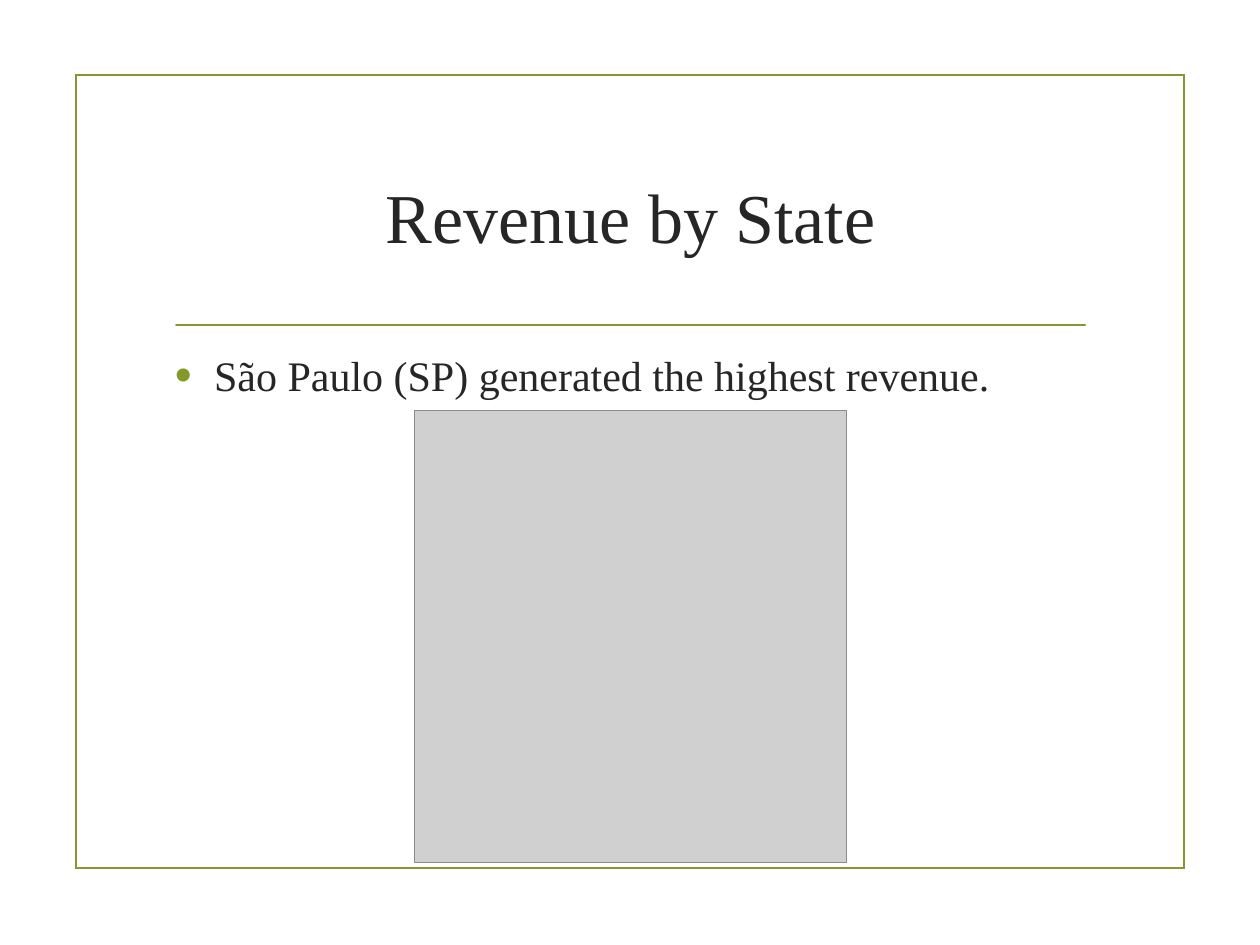
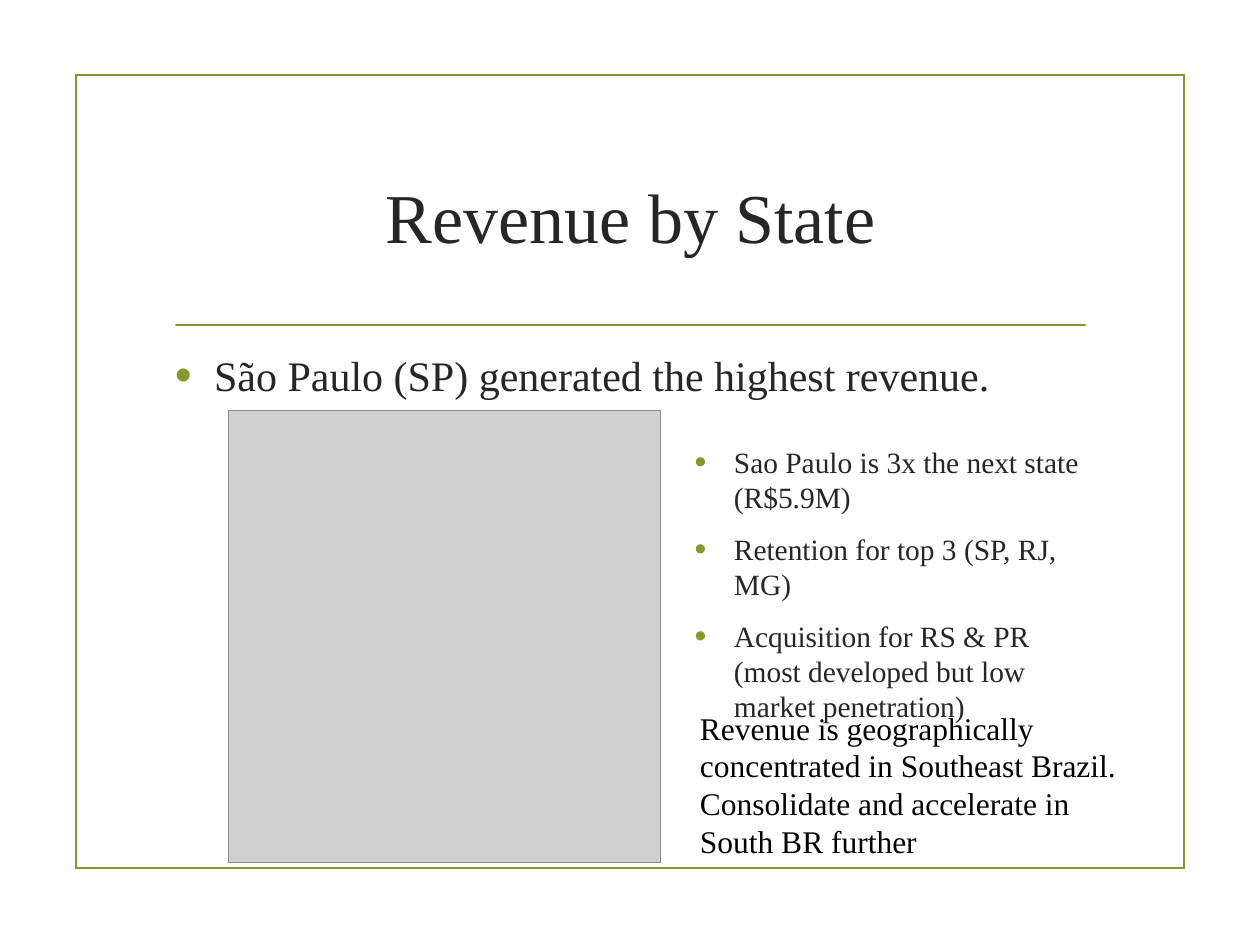
Before and after one commit to weihg27/ecommerce-project, a slide deck: slide 7 of slices/Olist_Ecommerce_Project_Presentation.pptx. Drawn at 1260x945 pixels with LibreOffice and Linux fonts; fonts in the diff are those of the drawing; grey boxes stand for pictures; background and template pictures are left out. Boxes give left, top, right and bottom in pixels: in the first picture for what was removed or moved away, otherwise in the second. Text is boxed around its words. In the diff, an @@ line names an element or a change of style, - is before the commit and + after.

Commit message:
Edited slides 5-7

```diff
--- a/slices/Olist_Ecommerce_Project_Presentation.pptx
+++ b/slices/Olist_Ecommerce_Project_Presentation.pptx
@@ picture: place and size @@
-picture at (415, 411, 847, 863)
+picture at (228, 411, 660, 863)
@@ text added at (734, 452, 1078, 718), 16.8 pt, text #262626 @@
+• Sao Paulo is 3x the next state (R$5.9M)
+• Retention for top 3 (SP, RJ, MG)
+• Acquisition for RS & PR (most developed but low market penetration)
@@ text added at (700, 715, 1116, 854), 18 pt, text #000000 @@
+Revenue is geographically concentrated in Southeast Brazil. Consolidate and accelerate in South BR further
```
Also in this commit, not shown: 1 other slide changed, 1 slide added, 1 slide removed, 1 other file.
